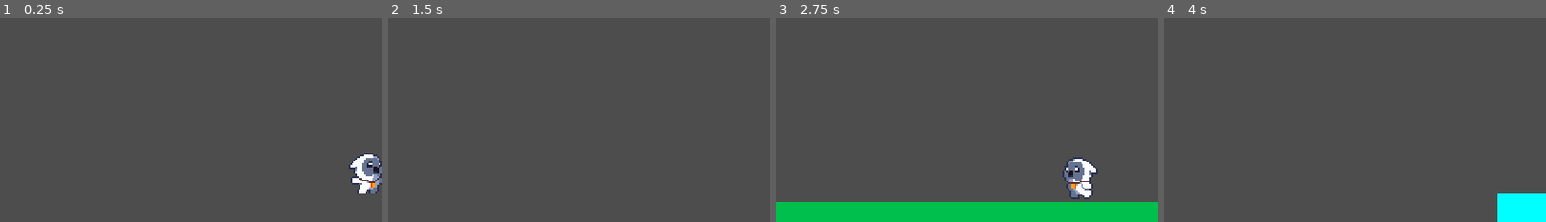
Above: before the commit, frames 1-4 (left to right).
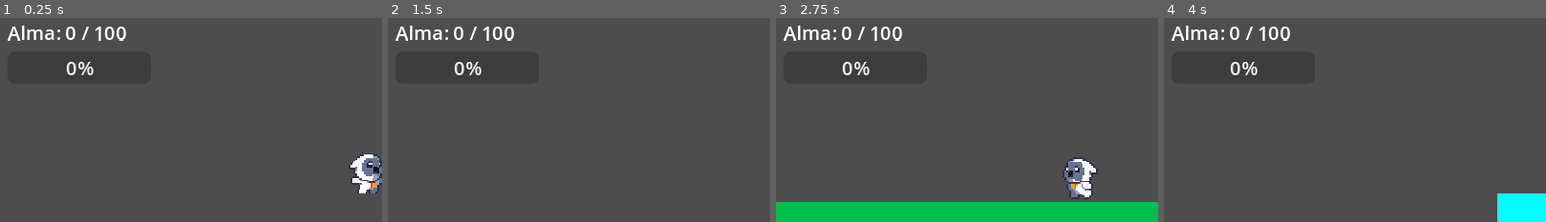
Above: after the commit, the same moments.

Repository: matbloxoficial-dev/world-corrupted
Game: Godot game, scene res://scenes/levels/nivel_prueba.tscn
The game is run twice, just before and just after one commit, with the same random seed, the same clock (stepped at 60 frames per second) and the same inputs. The project has no main scene, so this scene is started directly.
Inputs (mouse positions are % of the whole screen's width and height, from its top left):
- Up to frame 1 (0.25 s): no input
- Up to frame 2 (1.5 s): move the mouse to (72, 42) at 0.52 s; hold D (move_right) from 0.53 s (still down); tap E (use_essence) at 0.6 s; tap Space (jump) at 0.77 s; move the mouse to (30, 53) at 1.27 s; click (30, 53) at 1.35 s
- Up to frame 3 (2.75 s): tap Space (jump) at 1.52 s; tap E (use_essence) at 1.55, 2.3 s; move the mouse to (60, 24) at 2.02 s; release D (move_right) at 2.03 s; hold A (move_left) from 2.03 s (still down); tap Shift (dash) at 2.1 s
- Up to frame 4 (4 s): move the mouse to (45, 68) at 2.77 s; release A (move_left) at 2.78 s; hold D (move_right) from 2.78 s (still down); right-click (45, 68) at 2.85 s; tap Space (jump) at 3.02, 3.77 s; tap E (use_essence) at 3.05, 3.6 s; move the mouse to (80, 63) at 3.52 s
The pictures show only the part of the screen within x 2-52%, y 16-66%; the shares and areas given below are measured in that part.

The runs differ from the first frame. In frame 1, 1.1% of the frame differs, in the area x 2-33%, y 3-29%; in frame 2, 1.1%; in frame 3, 1.1%; in frame 4, 1.1%.

Commit message:
Agrego barra de alma al HUD - se recarga matando enemigos

Diff:
--- a/scenes/ui/hud.tscn
+++ b/scenes/ui/hud.tscn
@@ -23,3 +23,10 @@
 layout_mode = 2
 max_value = 80.0
 value = 80.0
+
+[node name="LabelAlma" type="Label" parent="MarginContainer/VBoxContainer"]
+layout_mode = 2
+text = "Alma: 0 / 100"
+
+[node name="BarraAlma" type="ProgressBar" parent="MarginContainer/VBoxContainer"]
+layout_mode = 2
--- a/scripts/enemigo_basico.gd
+++ b/scripts/enemigo_basico.gd
@@ -111,7 +111,7 @@
 		jugador.ganar_exp(30)
 
 	if jugador and jugador.esencia_equipada_1 and jugador.esencia_equipada_1.has_method("ganar_alma"):
-		jugador.esencia_equipada_1.ganar_alma(35)
+		jugador.esencia_equipada_1.ganar_alma(35, jugador)
 
 	queue_free()
 
--- a/scripts/esencia_vida.gd
+++ b/scripts/esencia_vida.gd
@@ -22,11 +22,14 @@
 
 	if tekaya.hud:
 		tekaya.hud.actualizar_hp(tekaya.hp, tekaya.MAX_HP)
+		tekaya.hud.actualizar_alma(alma, MAX_ALMA)
 
 	print("Pulso Vital — curado: ", tekaya.hp - hp_anterior, " HP | Alma: ", alma, " / ", MAX_ALMA)
 
-func ganar_alma(cantidad: int) -> void:
+func ganar_alma(cantidad: int, tekaya: Node = null) -> void:
 	alma = min(alma + cantidad, MAX_ALMA)
+	if tekaya and tekaya.hud:
+		tekaya.hud.actualizar_alma(alma, MAX_ALMA)
 	print("Alma: ", alma, " / ", MAX_ALMA)
 
 func pasiva(tekaya: Node, delta: float) -> void:
--- a/scripts/hud.gd
+++ b/scripts/hud.gd
@@ -4,3 +4,8 @@
 	$MarginContainer/VBoxContainer/BarraHP.max_value = hp_maximo
 	$MarginContainer/VBoxContainer/BarraHP.value = hp_actual
 	$MarginContainer/VBoxContainer/LabelHP.text = "HP: " + str(hp_actual) + " / " + str(hp_maximo)
+
+func actualizar_alma(alma_actual: int, alma_maxima: int) -> void:
+	$MarginContainer/VBoxContainer/BarraAlma.max_value = alma_maxima
+	$MarginContainer/VBoxContainer/BarraAlma.value = alma_actual
+	$MarginContainer/VBoxContainer/LabelAlma.text = "Alma: " + str(alma_actual) + " / " + str(alma_maxima)
Not shown, added: scenes/levels/niv699B.tmp
